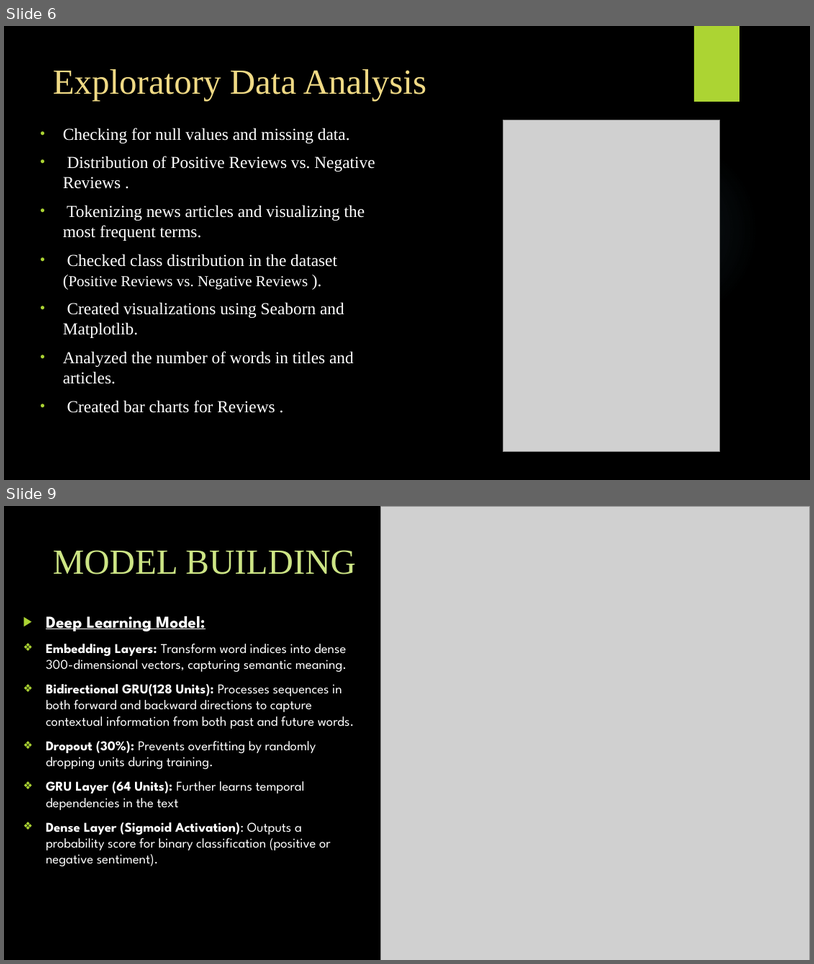
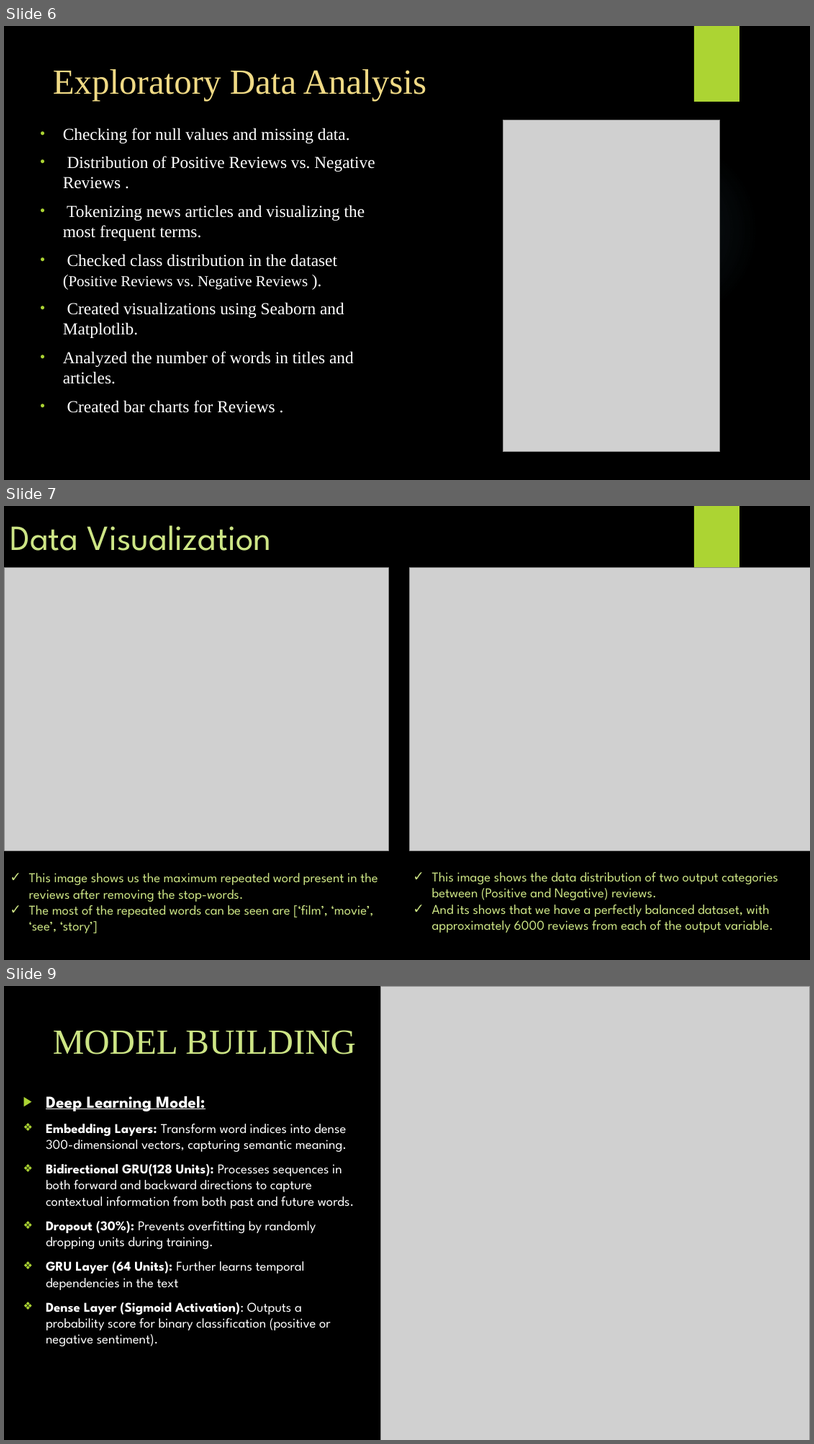
Before and after one commit to Subrat1920/IMDB-Sentiment-Analysis, a slide deck: Sentiment Analysis Final PPT.pptx. Shown one above the other, each under a label of ours: slides 6 and 9 before the commit, slides 6, 7 and 9 after it; the slides between them are not shown. The pictures are 814x964 and 814x1444 pixels, drawn with LibreOffice and Linux fonts; fonts in the diff are those of the drawing; grey boxes stand for pictures; background and template pictures are left out. Boxes give left, top, right and bottom in pixels: in the first picture for what was removed or moved away, otherwise in the second. Text is boxed around its words. In the diff, an @@ line names an element or a change of style, - is before the commit and + after.

```diff
--- a/Sentiment Analysis Final PPT.pptx
+++ b/Sentiment Analysis Final PPT.pptx
@@ slide 7 added at (x1=4, y1=506, x2=810, y2=960), background picture (left out); not listed: 1 template element that a slide beside it also shows @@
@@ title added at (x1=10, y1=525, x2=272, y2=551), 42 pt, text #CDE585 @@
+Data Visualization
@@ picture added at (x1=4, y1=568, x2=388, y2=850) @@
@@ picture added at (x1=410, y1=568, x2=810, y2=850) @@
@@ text added at (x1=29, y1=872, x2=378, y2=933), 16 pt, text #CDE585 @@
+✓ This image shows us the maximum repeated word present in the reviews after removing the stop-words.
+✓ The most of the repeated words can be seen are [‘film’, ‘movie’, ‘see’, ‘story’]
@@ text added at (x1=432, y1=872, x2=779, y2=932), 16 pt, text #CDE585 @@
+✓ This image shows the data distribution of two output categories between (Positive and Negative) reviews.
+✓ And its shows that we have a perfectly balanced dataset, with approximately 6000 reviews from each of the output variable.
```
Also in this commit, not shown: 6 slides changed, 1 other slide added, 1 slide removed.
